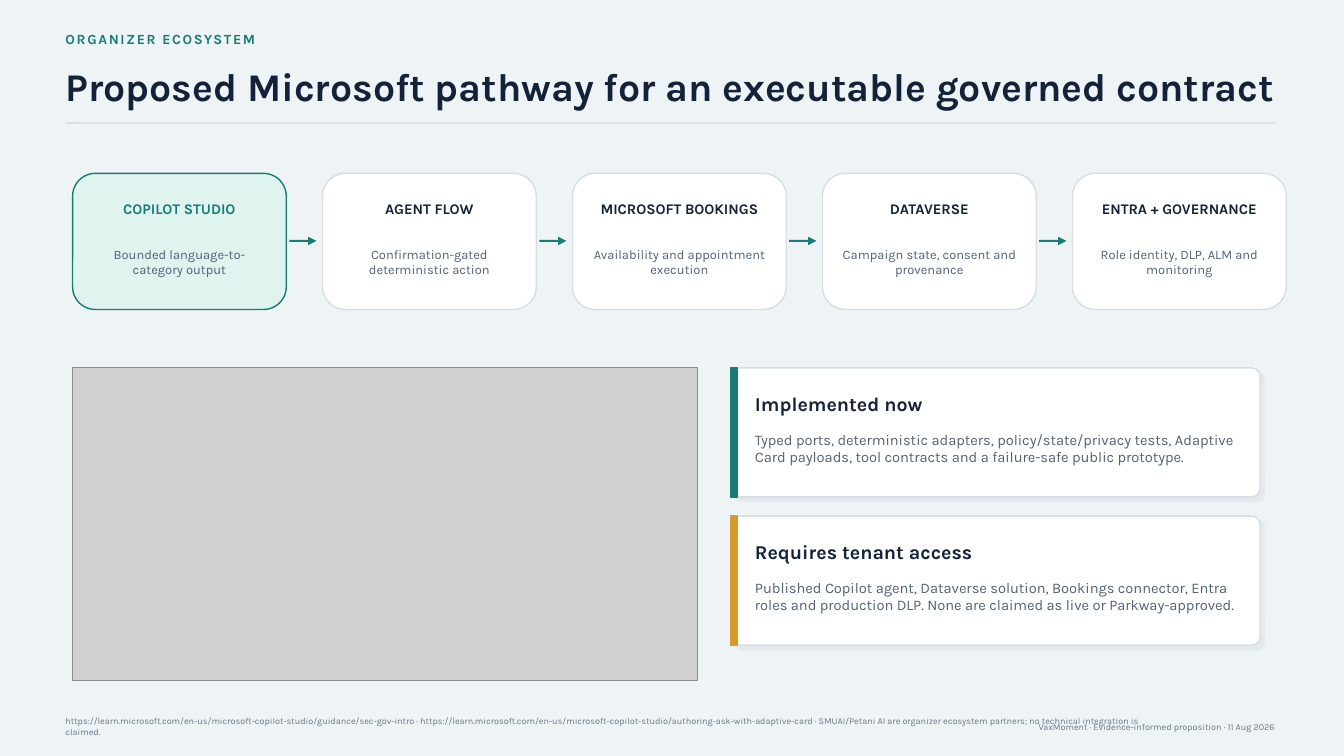
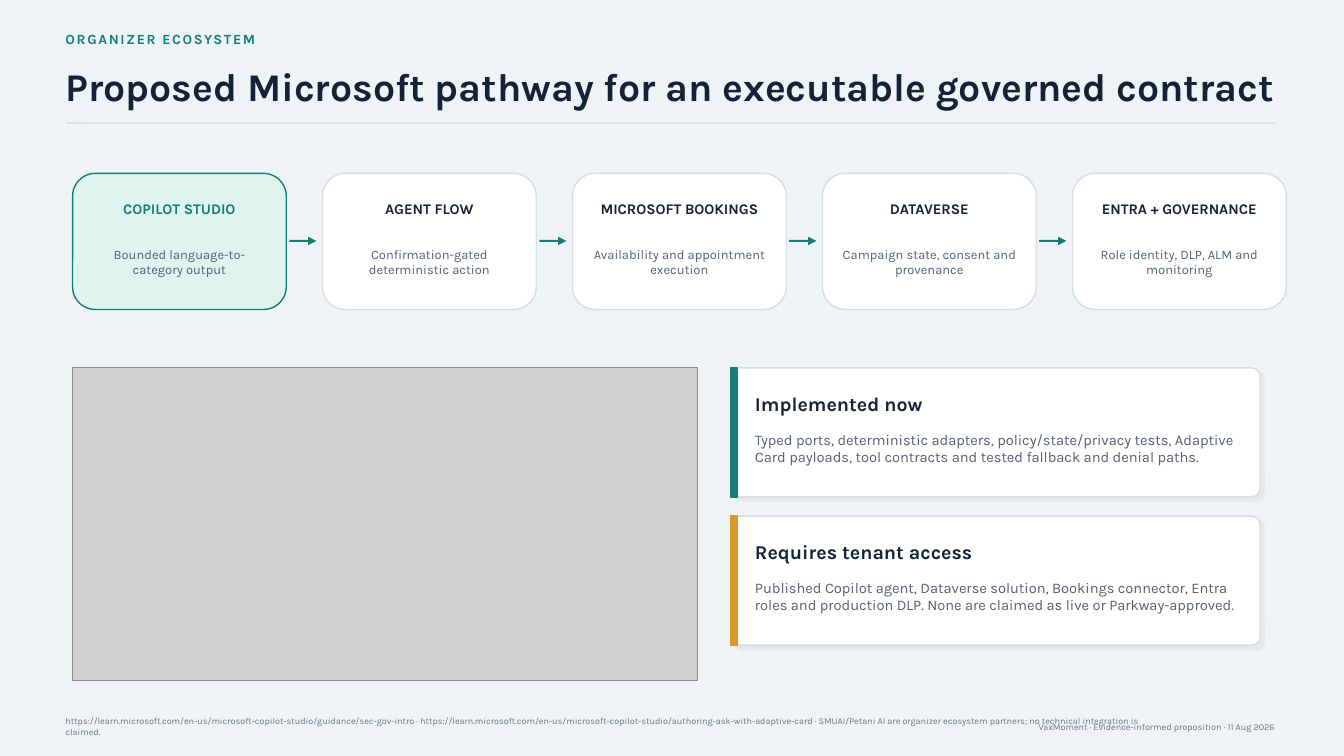
Before and after one commit to smellywesley/Vax-moment, a slide deck: slide 7 of submission/VAXMOMENT_PITCH_DECK.pptx. Drawn at 1344x756 pixels with LibreOffice and Linux fonts; fonts in the diff are those of the drawing; grey boxes stand for pictures. Boxes give left, top, right and bottom in pixels: in the first picture for what was removed or moved away, otherwise in the second. Text is boxed around its words. In the diff, an @@ line names an element or a change of style, - is before the commit and + after.

```diff
--- a/submission/VAXMOMENT_PITCH_DECK.pptx
+++ b/submission/VAXMOMENT_PITCH_DECK.pptx
@@ text at (755,434,1233,466): text changed @@
-Typed ports, deterministic adapters, policy/state/privacy tests, Adaptive Card payloads, tool contracts and a failure-safe public prototype.
+Typed ports, deterministic adapters, policy/state/privacy tests, Adaptive Card payloads, tool contracts and tested fallback and denial paths.
```
Also in this commit, not shown: 1 other slide changed, 6 other files.
